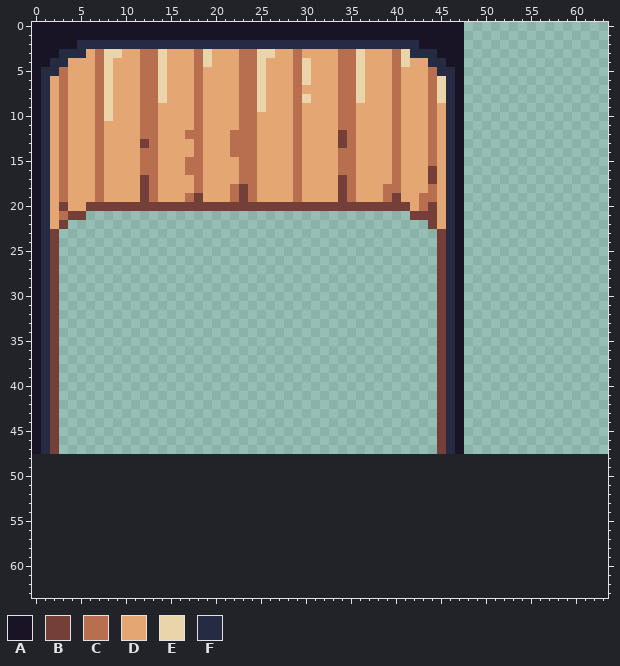
Pixel-art file: levels/walls.ase. Above is the file before it was changed.
64x48 pixels, 1 frame. The old version is drawn lined up with the new one, on the new canvas.
Palette (. is transparent): A #181425  B #743f39  C #b86f50  D #e4a672  E #ead4aa  F #262b44
Pixels before (only the part around the change), first column x 0:
37 AFB..........................................BFA................
38 AFB..........................................BFA................
39 AFB..........................................BFA................
40 AFB..........................................BFA................
41 AFB..........................................BFA................
42 AFB..........................................BFA................
43 AFB..........................................BFA................
44 AFB..........................................BFA................
45 AFB..........................................BFA................
46 AFB..........................................BFA................
47 AFB..........................................BFA................
48 ................................................................
49 ................................................................
50 ................................................................
51 ................................................................
52 ................................................................
53 ................................................................
54 ................................................................
55 ................................................................
56 ................................................................
57 ................................................................
58 ................................................................
59 ................................................................
60 ................................................................
61 ................................................................
62 ................................................................
63 ................................................................
Now the later version:
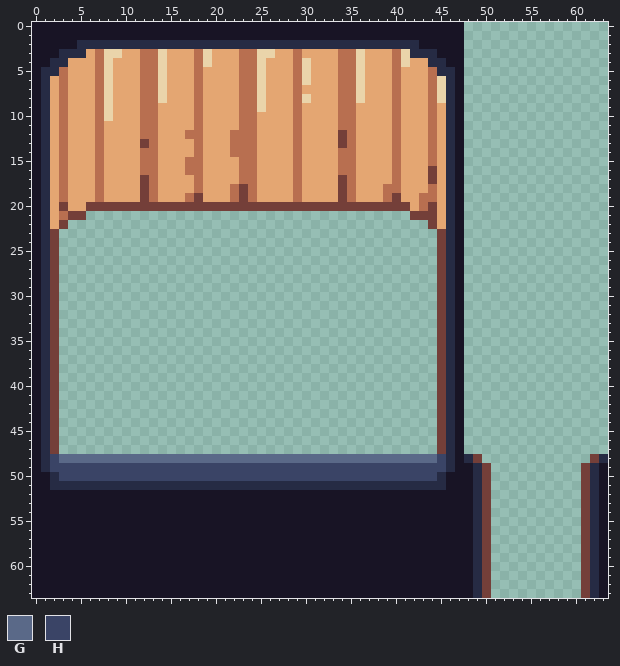
Colours new in this view: G #5a6988  H #3a4466
Diff:
canvas 64x48 -> 64x64
Changed rows in their new state; - is an unchanged pixel.
first column x 0:
48 AFHGGGGGGGGGGGGGGGGGGGGGGGGGGGGGGGGGGGGGGGGGGHFAFB------------BF
49 AFHHHHHHHHHHHHHHHHHHHHHHHHHHHHHHHHHHHHHHHHHHHHFAAFB----------BFA
50 AAFHHHHHHHHHHHHHHHHHHHHHHHHHHHHHHHHHHHHHHHHHHFAAAFB----------BFA
51 AAFFFFFFFFFFFFFFFFFFFFFFFFFFFFFFFFFFFFFFFFFFFFAAAFB----------BFA
52 AAAAAAAAAAAAAAAAAAAAAAAAAAAAAAAAAAAAAAAAAAAAAAAAAFB----------BFA
53 AAAAAAAAAAAAAAAAAAAAAAAAAAAAAAAAAAAAAAAAAAAAAAAAAFB----------BFA
54 AAAAAAAAAAAAAAAAAAAAAAAAAAAAAAAAAAAAAAAAAAAAAAAAAFB----------BFA
55 AAAAAAAAAAAAAAAAAAAAAAAAAAAAAAAAAAAAAAAAAAAAAAAAAFB----------BFA
56 AAAAAAAAAAAAAAAAAAAAAAAAAAAAAAAAAAAAAAAAAAAAAAAAAFB----------BFA
57 AAAAAAAAAAAAAAAAAAAAAAAAAAAAAAAAAAAAAAAAAAAAAAAAAFB----------BFA
58 AAAAAAAAAAAAAAAAAAAAAAAAAAAAAAAAAAAAAAAAAAAAAAAAAFB----------BFA
59 AAAAAAAAAAAAAAAAAAAAAAAAAAAAAAAAAAAAAAAAAAAAAAAAAFB----------BFA
60 AAAAAAAAAAAAAAAAAAAAAAAAAAAAAAAAAAAAAAAAAAAAAAAAAFB----------BFA
61 AAAAAAAAAAAAAAAAAAAAAAAAAAAAAAAAAAAAAAAAAAAAAAAAAFB----------BFA
62 AAAAAAAAAAAAAAAAAAAAAAAAAAAAAAAAAAAAAAAAAAAAAAAAAFB----------BFA
63 AAAAAAAAAAAAAAAAAAAAAAAAAAAAAAAAAAAAAAAAAAAAAAAAAFB----------BFA
Changed places in both pictures, as pixel boxes (x1, y1, x2, y2):
added: (32, 454, 491, 598)
added: (581, 454, 608, 598)
